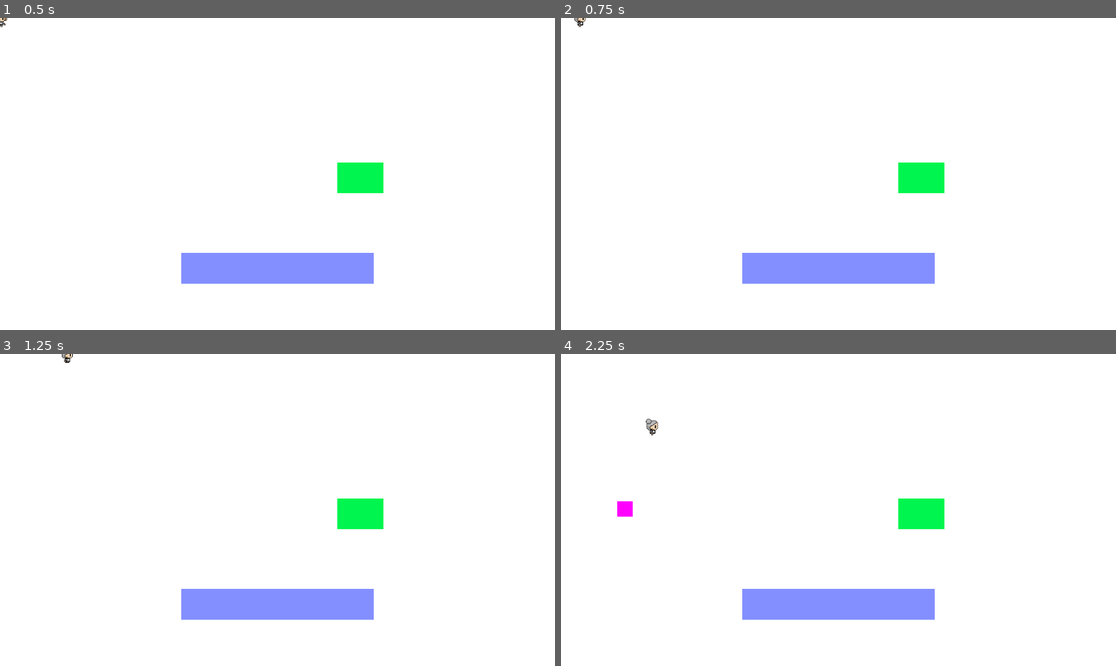
Above: before the commit, frames 1-4 (two rows, left to right).
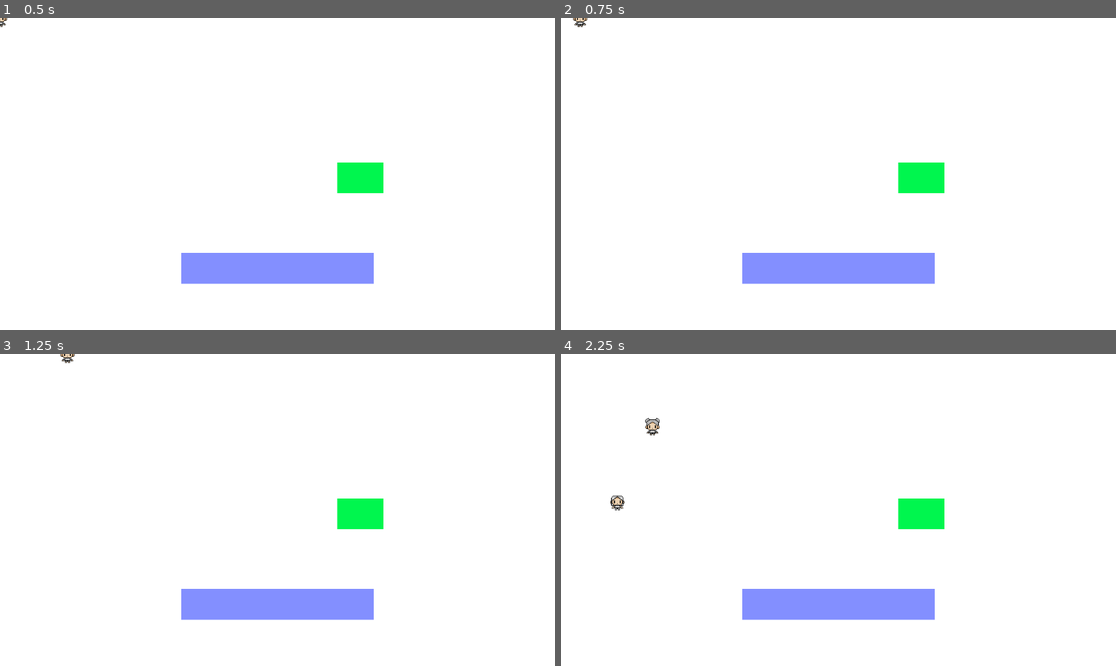
Above: after the commit, the same moments.

Repository: Jose-Prince/UVG-Tesis-Game
Game: Godot game, scene res://Scenes/Main/Main.tscn
Two runs of this game, one before a commit and one after it. Both use one fixed random seed, a clock stepped at 60 frames per second and the inputs below.
Inputs:
- Up to frame 1 (0.5 s): no input
- Up to frame 2 (0.75 s): tap Enter at 0.5 s; hold D (move_right) from 0.53 s (still down); tap E (interact) at 0.6 s
- Up to frame 3 (1.25 s): keep holding D (move_right)
- Up to frame 4 (2.25 s): release D (move_right) at 1.28 s; hold S (move_down) 1.28-2.03 s; tap E (interact) at 1.35, 2.1 s; hold D (move_right) from 2.03 s (still down)

Frame 1 is identical in both runs. In frame 2, less than 0.1% of the frame differs, in the area x 2-5%, y 0-3%; in frame 3, less than 0.1%; in frame 4, 0.3%, in the area x 8-18%, y 20-53%.

Commit message:
fix: customer sprite

Diff:
--- a/Scenes/Customers/Customer.tscn
+++ b/Scenes/Customers/Customer.tscn
@@ -1,6 +1,10 @@
 [gd_scene format=3 uid="uid://cl58e8mye0sx"]
 
 [ext_resource type="Script" uid="uid://bj8hyqvckcxde" path="res://Scripts/Customers/customer.gd" id="1_nk1oc"]
+[ext_resource type="SpriteFrames" uid="uid://dfb8qgnmnnie1" path="res://Assets/Sprites/character/skin.tres" id="2_lc0fb"]
+[ext_resource type="SpriteFrames" uid="uid://0xwrcvogb7q0" path="res://Assets/Sprites/character/hair_3.tres" id="3_543t4"]
+[ext_resource type="SpriteFrames" uid="uid://cw6citcncttn1" path="res://Assets/Sprites/character/shirt_1.tres" id="4_24lyk"]
+[ext_resource type="SpriteFrames" uid="uid://bk8lob0koe38s" path="res://Assets/Sprites/character/pants_1.tres" id="5_fhf36"]
 
 [sub_resource type="RectangleShape2D" id="RectangleShape2D_pxcvc"]
 size = Vector2(32, 32)
@@ -8,16 +12,29 @@
 [node name="Customer" type="CharacterBody2D" unique_id=980918883]
 script = ExtResource("1_nk1oc")
 
-[node name="ColorRect" type="ColorRect" parent="." unique_id=203953673]
-offset_right = 32.0
-offset_bottom = 32.0
-color = Color(1, 0, 1, 1)
-
 [node name="CollisionShape2D" type="CollisionShape2D" parent="." unique_id=1967612941]
-position = Vector2(16, 16)
+position = Vector2(0, 3)
 shape = SubResource("RectangleShape2D_pxcvc")
 
 [node name="NavigationAgent2D" type="NavigationAgent2D" parent="." unique_id=2124059339]
 path_desired_distance = 5.0
 target_desired_distance = 5.0
 avoidance_enabled = true
+
+[node name="AnimatedSprite2D" type="AnimatedSprite2D" parent="." unique_id=2020132279]
+
+[node name="Skin" type="AnimatedSprite2D" parent="." unique_id=193020462]
+sprite_frames = ExtResource("2_lc0fb")
+animation = &"idle"
+
+[node name="Hair" type="AnimatedSprite2D" parent="." unique_id=235225902]
+sprite_frames = ExtResource("3_543t4")
+animation = &"idle"
+
+[node name="TopCloth" type="AnimatedSprite2D" parent="." unique_id=2054495140]
+sprite_frames = ExtResource("4_24lyk")
+animation = &"idle"
+
+[node name="BottomCloth" type="AnimatedSprite2D" parent="." unique_id=385997090]
+sprite_frames = ExtResource("5_fhf36")
+animation = &"idle"
--- a/Scenes/Player/Player.tscn
+++ b/Scenes/Player/Player.tscn
@@ -50,3 +50,5 @@
 [node name="BottomCloth" type="AnimatedSprite2D" parent="." unique_id=244423569]
 sprite_frames = ExtResource("5_fk5o5")
 animation = &"idle"
+
+[node name="AnimatedSprite2D" type="AnimatedSprite2D" parent="." unique_id=994954903]
--- a/Scripts/Player/Player.gd
+++ b/Scripts/Player/Player.gd
@@ -4,16 +4,9 @@
 @export var interaction_distance: float = 70.0
 
 @onready var interaction_prompt: Label = $InteractionPrompt
-@onready var skin: AnimatedSprite2D = $Skin
-@onready var hair: AnimatedSprite2D = $Hair
-@onready var top_cloth: AnimatedSprite2D = $TopCloth
-@onready var bottom_cloth: AnimatedSprite2D = $BottomCloth
 
 var current_interactable: Interactable = null
 
-var last_direction := Vector2.DOWN
-var is_running := false
-var is_holding := false
 
 func _physics_process(_delta: float) -> void:
 	handle_movement()
@@ -32,12 +25,6 @@
 
 	velocity = direction * speed
 	move_and_slide()
-
-	if direction != Vector2.ZERO:
-		last_direction = direction
-		update_animation(direction)
-	else:
-		update_idle_animation()
 
 
 func update_interaction() -> void:
@@ -67,73 +54,3 @@
 	if Input.is_action_just_pressed("interact"):
 		if current_interactable != null:
 			current_interactable.interact()
-
-func update_animation(direction: Vector2) -> void:
-	var animation_name := ""
-
-	# Determine whether we are running
-	is_running = Input.is_action_pressed("run")
-
-	# Determine direction
-	if abs(direction.x) > abs(direction.y):
-		if direction.x > 0:
-			animation_name = "right"
-		else:
-			animation_name = "right"
-
-			# Flip the sprite layers instead of needing a left animation
-			set_sprite_flip(true)
-
-	else:
-		if direction.y > 0:
-			animation_name = "down"
-		else:
-			animation_name = "up"
-
-		set_sprite_flip(false)
-
-	# Determine walk/run
-	var movement_type := "run" if is_running else "walk"
-
-	# Determine whether holding an object
-	var prefix := "hold_" if is_holding else ""
-
-	var final_animation := prefix + movement_type + "_" + animation_name
-
-	play_all_layers(final_animation)
-
-func update_idle_animation() -> void:
-	var animation_name := ""
-
-	if abs(last_direction.x) > abs(last_direction.y):
-		animation_name = "right"
-
-		if last_direction.x < 0:
-			set_sprite_flip(true)
-		else:
-			set_sprite_flip(false)
-
-	else:
-		if last_direction.y > 0:
-			animation_name = "down"
-		else:
-			animation_name = "up"
-
-		set_sprite_flip(false)
-
-	var prefix := "hold_" if is_holding else ""
-	var final_animation := prefix + "idle" + ("_" + animation_name if animation_name != "down" else "")
-
-	play_all_layers(final_animation)
-
-func play_all_layers(animation_name: String) -> void:
-	skin.play(animation_name)
-	hair.play(animation_name)
-	top_cloth.play(animation_name)
-	bottom_cloth.play(animation_name)
-
-func set_sprite_flip(flipped: bool) -> void:
-	skin.flip_h = flipped
-	hair.flip_h = flipped
-	top_cloth.flip_h = flipped
-	bottom_cloth.flip_h = flipped
